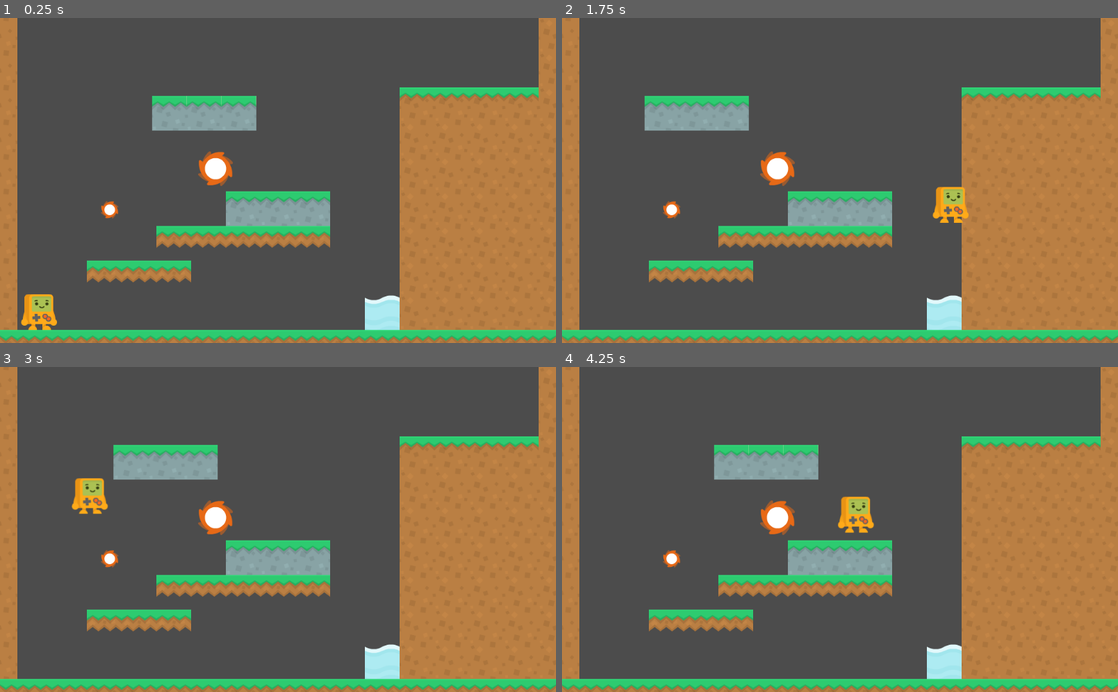
Above: before the commit, frames 1-4 (two rows, left to right).
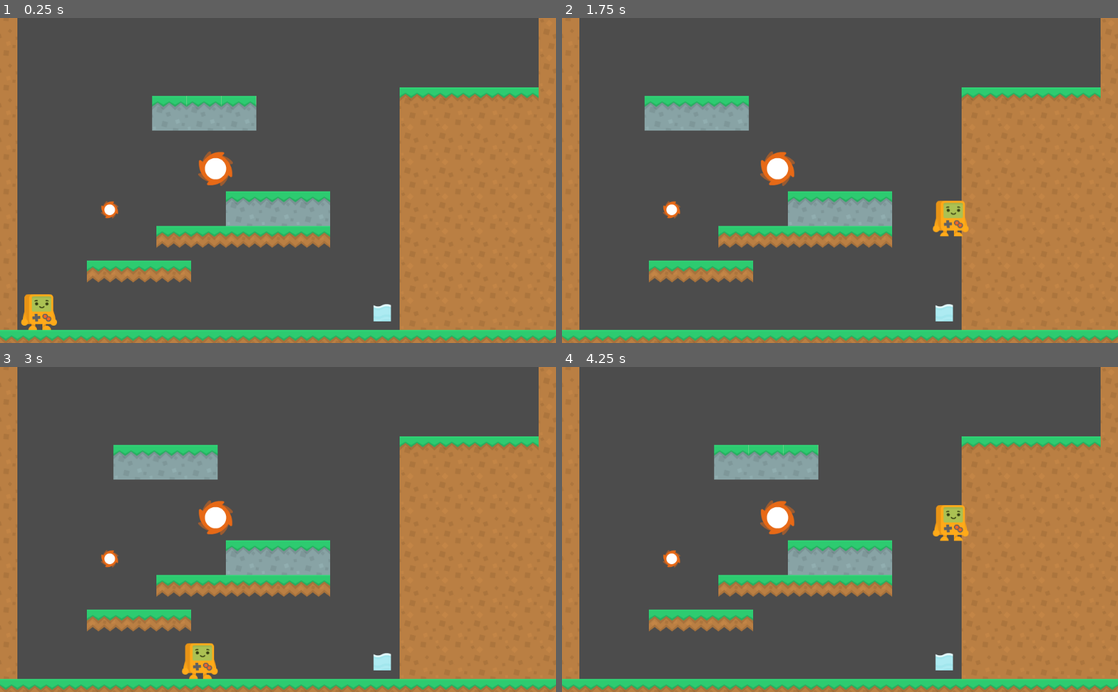
Above: after the commit, the same moments.

Repository: Norodix/GoGodot2
Game: Godot game, scene res://World.tscn
The game is run twice, just before and just after one commit, with the same random seed, the same clock (stepped at 60 frames per second) and the same inputs.
Inputs (mouse positions are in pixels of both pictures, inside the frame that each line leads up to):
- Up to frame 1 (0.25 s): no input
- Up to frame 2 (1.75 s): move the mouse to (962, 164) at 0.52 s; hold Right (ui_right) from 0.53 s (still down); click (962, 164) at 0.67 s; tap W (jump) at 0.77, 1.52 s; move the mouse to (728, 196) at 1.27 s
- Up to frame 3 (3 s): move the mouse to (333, 458) at 2.02 s; release Right (ui_right) at 2.03 s; hold Left (ui_left) 2.03-2.78 s; move the mouse to (250, 594) at 2.77 s; hold Right (ui_right) from 2.78 s (still down); click (250, 594) at 2.92 s
- Up to frame 4 (4.25 s): keep holding Right (ui_right); tap W (jump) at 3.02, 3.77 s; move the mouse to (1006, 578) at 3.52 s

The runs differ from the first frame. In frame 1, 0.5% of the frame differs, in the area x 65-72%, y 85-97%; in frame 2, 1.2%; in frame 3, 1.6%, in the area x 12-72%, y 34-97%; in frame 4, 1.6%.

Commit message:
Ideas

Diff:
--- a/EnergyStreamer/World.tscn
+++ b/EnergyStreamer/World.tscn
@@ -117,4 +117,5 @@
 
 [node name="Water" parent="." instance=ExtResource( 6 )]
 position = Vector2( 704, 544 )
+E = 0.5
 Height = 600
Not shown, changed: TODO.md
